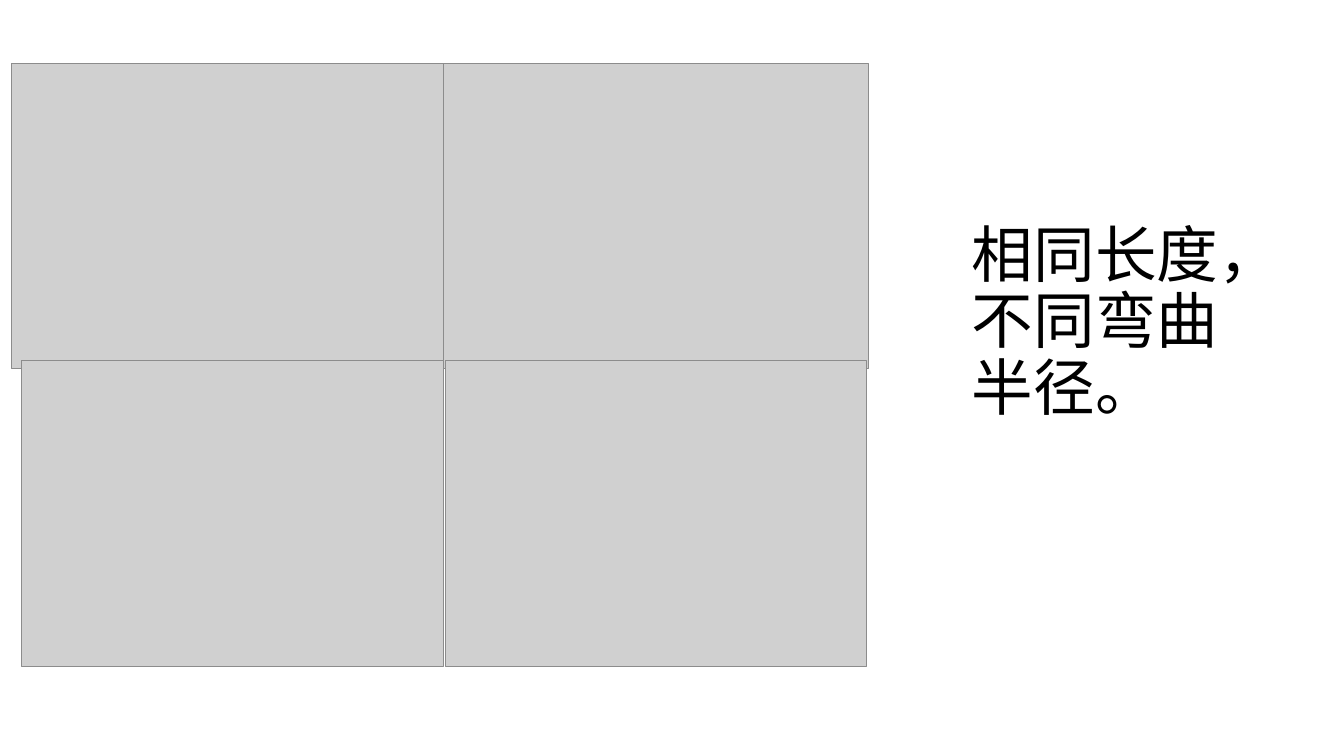
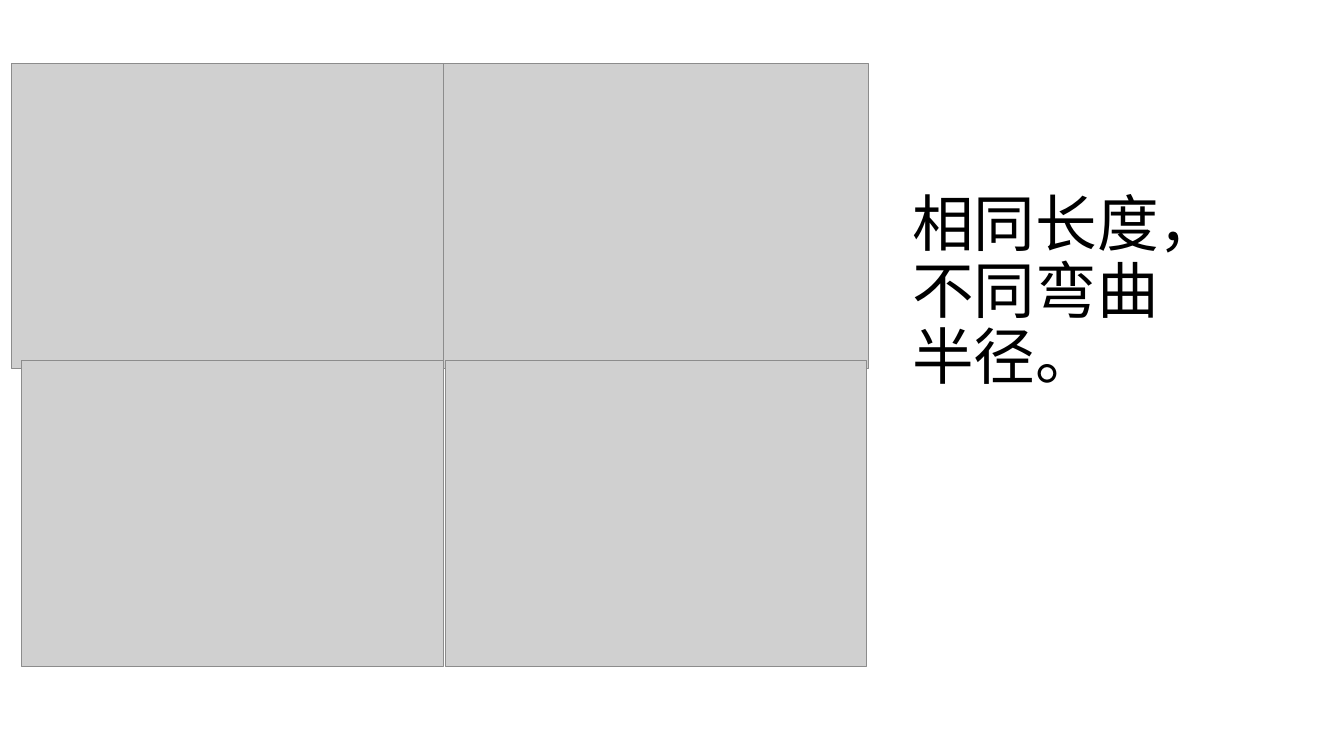
Before and after one commit to alwee021/CV, a slide deck: slide 10 of 毕业论文/论文用图.pptx (slide 4 before the commit). Drawn at 1344x756 pixels with LibreOffice and Linux fonts; fonts in the diff are those of the drawing; grey boxes stand for pictures. Boxes give left, top, right and bottom in pixels: in the first picture for what was removed or moved away, otherwise in the second. Text is boxed around its words. In the diff, an @@ line names an element or a change of style, - is before the commit and + after.

```diff
--- a/毕业论文/论文用图.pptx
+++ b/毕业论文/论文用图.pptx
@@ title "相同长度，不同弯曲半径。": place and size @@
-title "相同长度，不同弯曲半径。" at [972,225,1280,415]
+title "相同长度，不同弯曲半径。" at [912,194,1220,384]
```
Also in this commit, not shown: 1 other slide changed, 8 slides added, 2 slides removed, 21 other files.
